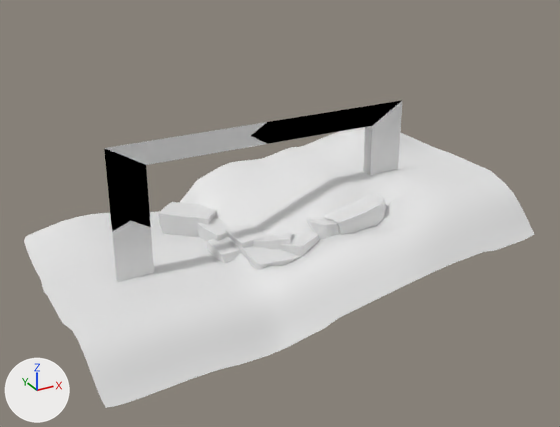
Two versions of the FBX model camera-game/Assets/Models/Levels/Final Levels/Level5.fbx, one commit apart.
Rendered twice from a camera (50 mm lens) standing at (-24.4, -46.2, 26.5) and looking at (-0.1, -1.9, 4.4). Arrows for +X, +Y and +Z are at lower left; the lights stay in place.

The older version as bpy lines, for what is in view:
```python
me_plane_005 = bpy.data.meshes.new('Plane.005')
me_plane_005.from_pydata(...)  # 1626 vertices, 1543 faces; spans x -16.4..17.9, y -9.9..8.7, z -2.1..10.6
ob_level6 = bpy.data.objects.new('Level6', me_plane_005)
ob_level6.location = (0.0, 0.0, 0.0)
```
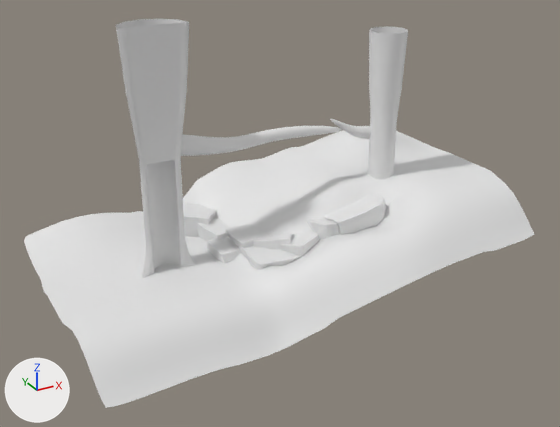
The change, as a diff of the scene's bpy script:
```diff
--- a/camera-game/Assets/Models/Levels/Final Levels/Level5.fbx.py
+++ b/camera-game/Assets/Models/Levels/Final Levels/Level5.fbx.py
@@ me_plane_005 @@
 # used by ob_level6; location = (0.0, 0.0, 0.0)
-me_plane_005.from_pydata(...)  # 1626 vertices, 1543 faces; spans x -16.4..17.9, y -9.9..8.7, z -2.1..10.6
+me_plane_005.from_pydata(...)  # 2041 vertices, 1928 faces; spans x -16.4..17.9, y -9.9..8.7, z -2.1..18.0
+# me_plane_005 part 1: a new loose piece of 113 vertices spanning x -8.1..6.6, y -0.1..1.6, z 8.7..10.9
+# me_plane_005 part 2: a new loose piece of 81 vertices spanning x 5.7..10.3, y 0.3..1.4, z 7.7..9.8
+# me_plane_005 part 3
+# 13 vertices are removed from x -11.7..11.7, y 0.0..1.0, z -1.1..10.6
+# 10 faces are deleted
+# 110 vertices are added at x -10.4..11.4, y -1.4..2.0, z 0.1..18.0
+# 16 new vertices lie (0.4, 0.4, 0.0) away from vertices in x -8.9..10.5, y -0.9..0.5, z 0.1..10.1
+# 12 new vertices lie (0.5, 0.1, 0.0) away from vertices in x -8.5..9.5, y 0.9, z 0.1..9.0
+# 12 new vertices lie (0.5, -0.1, 0.0) away from vertices in x -8.0..10.0, y 1.0, z 0.1..9.0
+# 12 new vertices lie (0.4, -0.4, 0.0) away from vertices in x -7.5..10.5, y 0.9, z 0.1..9.0
+# 13 new vertices lie (0.1, -0.5, 0.0) away from vertices in x -7.1..10.9, y 0.0..0.5, z 0.1..9.0
+# 10 new vertices lie (-0.1, -0.5, 0.0) away from vertices in x -8.9..9.1, y 0.5, z 0.1..8.0
+# 7 new vertices lie (-0.4, 0.0, 0.0) away from vertices in x -9.0, y 0.0, z 3.0..9.0
+# 7 new vertices lie (0.2, 0.7, 0.0) away from vertices in x -9.4, y 0.0, z 3.0..9.0
+# 7 new vertices lie (0.5, 0.5, 0.0) away from vertices in x -9.2, y 0.7, z 3.0..9.0
+# 7 new vertices lie (0.7, 0.2, 0.0) away from vertices in x -8.7, y 1.2, z 3.0..9.0
+# 7 new vertices lie (0.4, 0.0, 0.0) away from vertices in x -7.0, y 0.0, z 3.0..9.0
+# 7 new vertices lie (-0.2, 0.7, 0.0) away from vertices in x -6.6, y 0.0, z 3.0..9.0
+# 7 new vertices lie (0.7, -0.2, 0.0) away from vertices in x -8.0, y 1.4, z 3.0..9.0
+# 211 new faces join them
```

Location of each change, [x1, y1, x2, y2] in pixels of the pictures (560 x 427 px):
'Level6', reshaped (26% taller): before [24, 100, 534, 408]; after [24, 19, 534, 408]
part 1 of me_plane_005, added: after [181, 126, 342, 156]
part 2 of me_plane_005, added: after [330, 119, 371, 139]
part 3 of me_plane_005, built on: before [104, 100, 403, 282]; after [116, 19, 408, 278]
